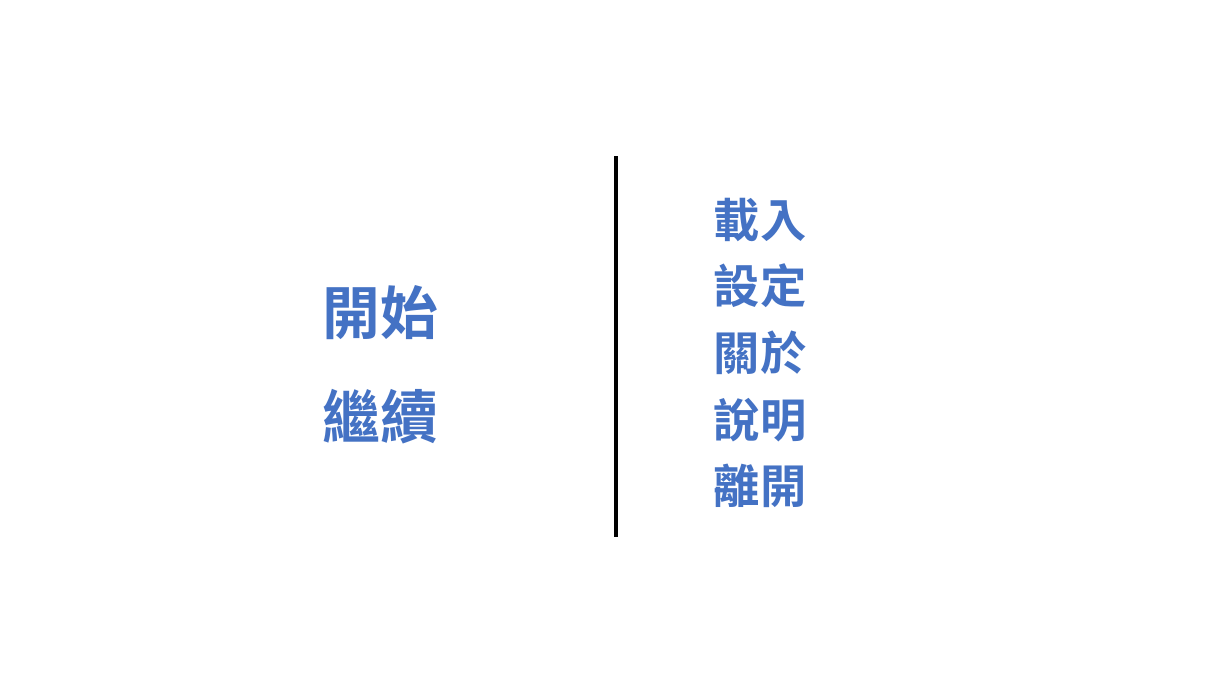
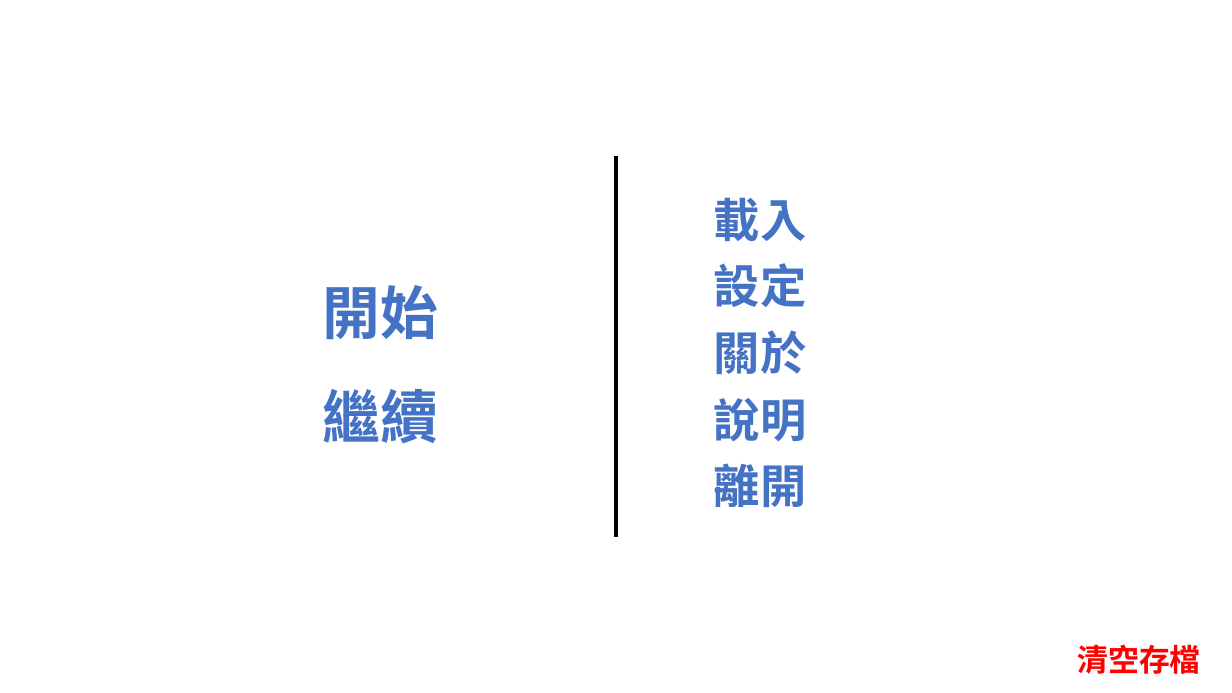
Before and after one commit to jxu930504/C_project, a slide deck: slide 2 of UI_PX.pptx. Drawn at 1232x693 pixels with LibreOffice and Linux fonts; fonts in the diff are those of the drawing. Boxes give left, top, right and bottom in pixels: in the first picture for what was removed or moved away, otherwise in the second. Text is boxed around its words. In the diff, an @@ line names an element or a change of style, - is before the commit and + after.

```diff
--- a/UI_PX.pptx
+++ b/UI_PX.pptx
@@ text added at <box>1077,644,1200,674</box>, 36 pt, text #FF0000, bold @@
+清空存檔
```
Also in this commit, not shown: 3 other slides changed, 23 other files.
